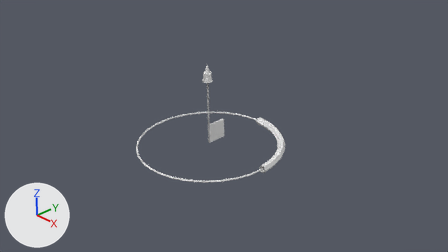
Before and after pictures for a commit that changed the Blender file draggers.blend.
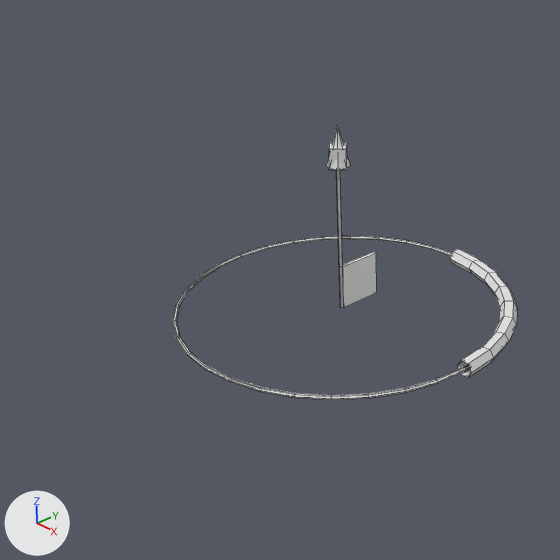
There are two pictures of each version: one from the file's camera 'Camera', one close up on the part from 14% to 68% of the width and 4% to 100% of the height. Lighting does not change. The marker at lower left points along +X, +Y and +Z. The close-ups show mesh edges as thin lines. Objects named as collision shapes, trigger or cutter boxes, shadow casters or lower levels of detail are left out.

Script lines for the objects in view, before the commit:
```python
me_dragger_arrow = bpy.data.meshes.new('dragger_arrow')
me_dragger_arrow.from_pydata(...)  # 17 vertices, 15 faces; spans x -0.11..0.11, y -0.11..0.11, z 0.0..1.9
me_dragger_plane = bpy.data.meshes.new('dragger_plane')
me_dragger_plane.from_pydata(...)  # a box spanning x -0.02..0.02, y 0.0..0.45, z 0.0..0.45
me_dragger_rotate = bpy.data.meshes.new('dragger_rotate')
me_dragger_rotate.from_pydata(...)  # 192 vertices, 192 faces; spans x -1.67..1.67, y -1.67..1.67, z -0.02..0.02
ob_arrow = bpy.data.objects.new('Arrow', me_dragger_arrow)
ob_arrow.location = (0.0, 0.0, 0.0)
ob_plane = bpy.data.objects.new('plane', me_dragger_plane)
ob_plane.location = (0.0, 0.0, 0.0)
ob_rotate = bpy.data.objects.new('rotate', me_dragger_rotate)
ob_rotate.location = (0.0, 0.0, 0.0)
# also in view: 'rotate_collider_quarter' at (0.87, 0.87, 0.0)
```
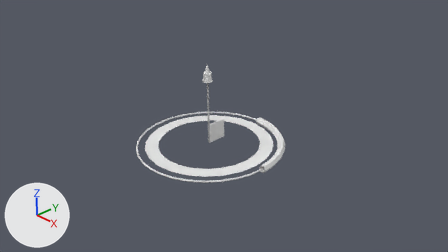
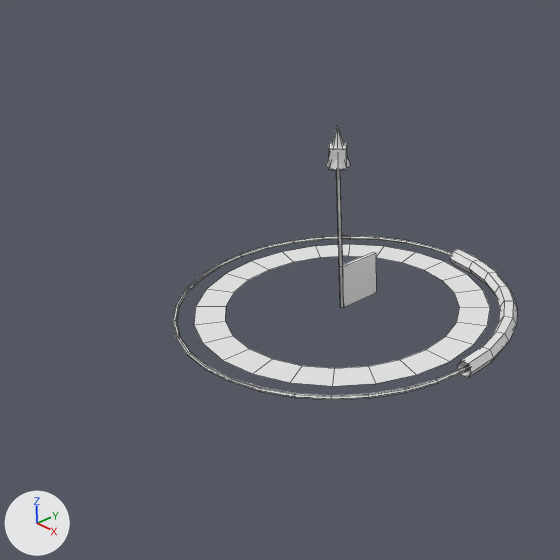
Where the change shows, as pixel boxes (x1, y1, x2, y2) in the close-ups (560 x 560 px):
'dragger_rotate_circle', added
    after: (194, 244, 490, 386)

Patch to the scene script:
```diff
--- a/draggers.blend.py
+++ b/draggers.blend.py
@@ me_dragger_rotate_circle @@
+me_dragger_rotate_circle.from_pydata(...)  # 48 vertices, 24 faces; spans x -1.47..1.47, y -1.47..1.47, z 0.0
@@ ob_dragger_rotate_circle @@
+ob_dragger_rotate_circle = bpy.data.objects.new('dragger_rotate_circle', me_dragger_rotate_circle)
+ob_dragger_rotate_circle.location = (0.0, 0.0, 0.0)
```
